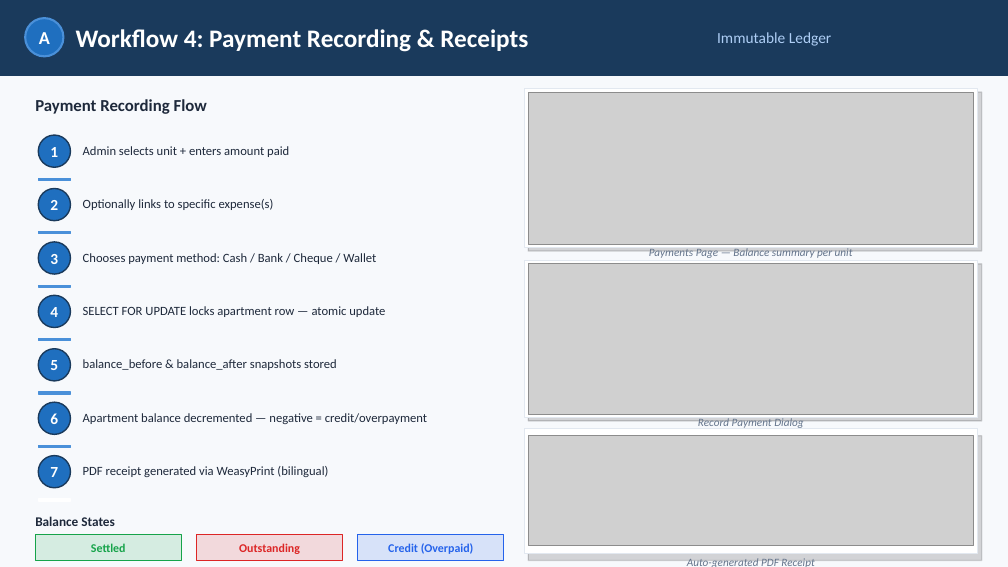
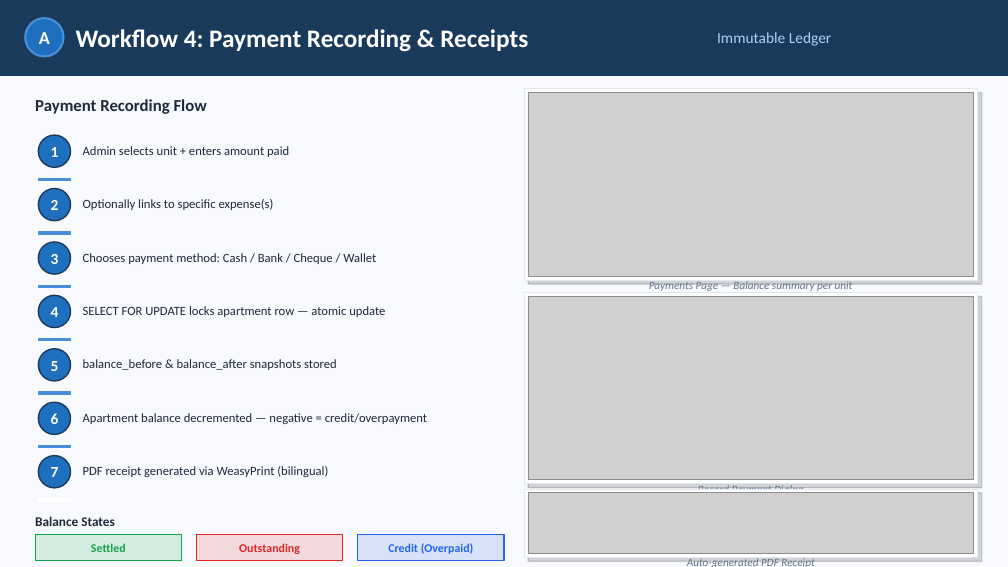
Before and after one commit to Shehab-Magdy/ABEM, a slide deck: slide 7 of documents/ABEM_Workflow_Presentation.pptx. Drawn at 1008x567 pixels with LibreOffice and Linux fonts; fonts in the diff are those of the drawing; grey boxes stand for pictures. Boxes give left, top, right and bottom in pixels: in the first picture for what was removed or moved away, otherwise in the second. Text is boxed around its words. In the diff, an @@ line names an element or a change of style, - is before the commit and + after.

```diff
--- a/documents/ABEM_Workflow_Presentation.pptx
+++ b/documents/ABEM_Workflow_Presentation.pptx
@@ rectangle: place and size @@
-rectangle at bbox=[524, 89, 978, 248]
+rectangle at bbox=[524, 89, 978, 280]
@@ picture: place and size @@
-picture at bbox=[528, 92, 974, 244]
+picture at bbox=[528, 93, 974, 276]
@@ rectangle: place and size @@
-rectangle at bbox=[528, 92, 982, 251]
+rectangle at bbox=[528, 93, 982, 284]
@@ text "Payments Page — Balance summary ...": place and size @@
-text "Payments Page — Balance summary ..." at bbox=[649, 248, 853, 258]
+text "Payments Page — Balance summary ..." at bbox=[649, 281, 853, 291]
@@ rectangle: place and size @@
-rectangle at bbox=[524, 261, 978, 418]
+rectangle at bbox=[524, 292, 978, 484]
@@ picture: place and size @@
-picture at bbox=[528, 264, 974, 414]
+picture at bbox=[528, 296, 974, 480]
@@ rectangle: place and size @@
-rectangle at bbox=[528, 264, 982, 421]
+rectangle at bbox=[528, 296, 982, 488]
@@ text "Record Payment Dialog": place and size @@
-text "Record Payment Dialog" at bbox=[698, 418, 803, 428]
+text "Record Payment Dialog" at bbox=[698, 485, 803, 493]
@@ rectangle: place and size @@
-rectangle at bbox=[524, 428, 978, 553]
+rectangle at bbox=[524, 489, 978, 557]
@@ picture: place and size @@
-picture at bbox=[528, 435, 974, 545]
+picture at bbox=[528, 493, 974, 553]
@@ rectangle: place and size @@
-rectangle at bbox=[528, 435, 982, 560]
+rectangle at bbox=[528, 493, 982, 561]
```
Also in this commit, not shown: 5 other slides changed.
